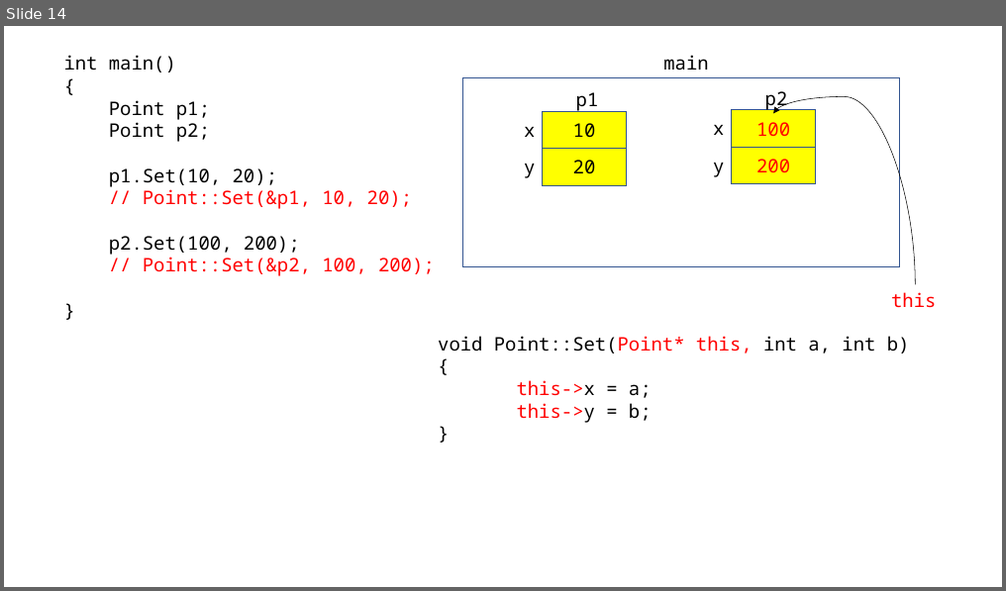
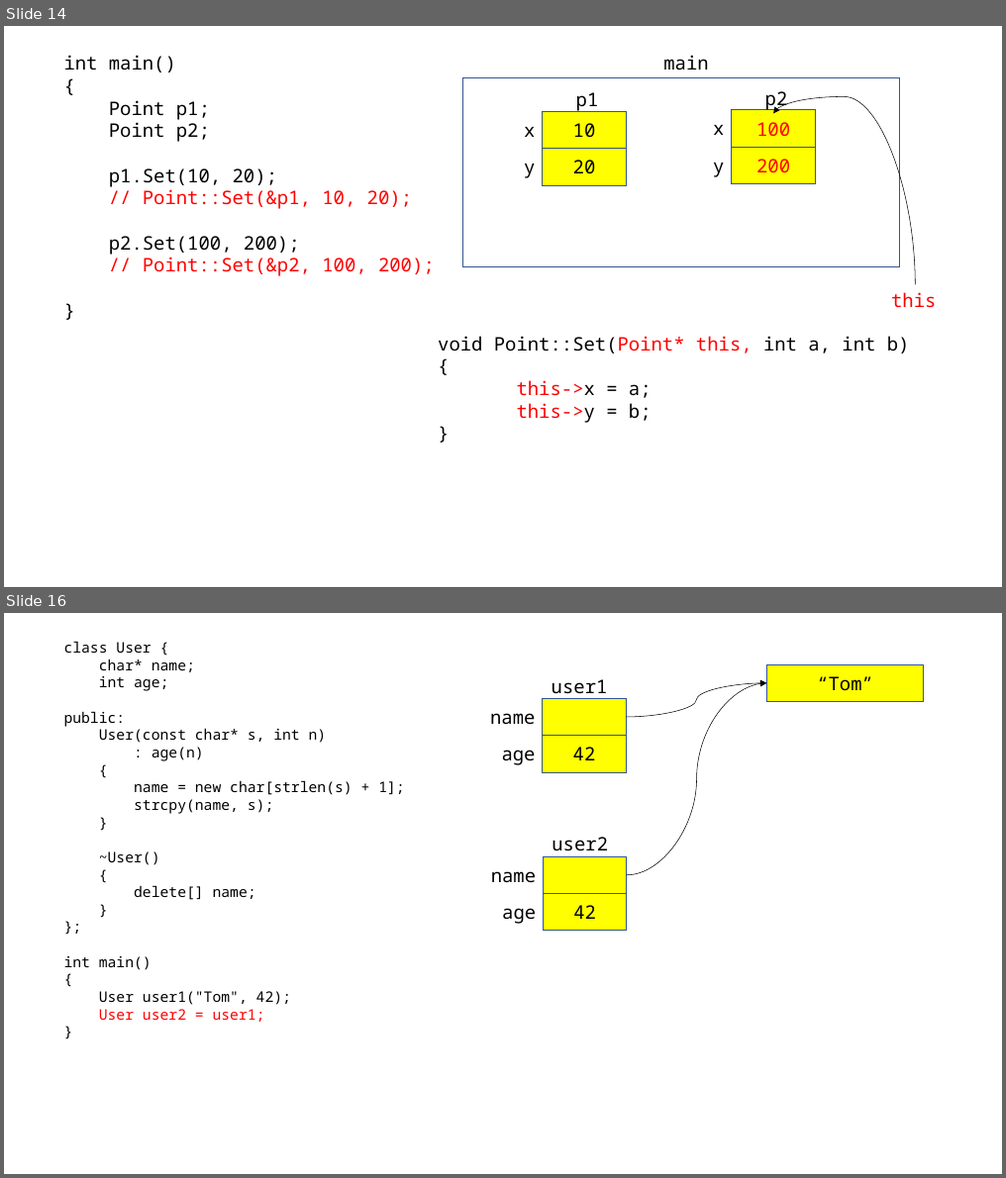
Before and after one commit to Mike7Chu/hyundai_230303, a slide deck: 230303.pptx. Shown one above the other, each under a label of ours: slide 14 before the commit, slides 14 and 16 after it; the slides between them are not shown. The pictures are 1006x591 and 1006x1178 pixels, drawn with LibreOffice and Linux fonts; fonts in the diff are those of the drawing. Boxes give left, top, right and bottom in pixels: in the first picture for what was removed or moved away, otherwise in the second. Text is boxed around its words. In the diff, an @@ line names an element or a change of style, - is before the commit and + after.

```diff
--- a/230303.pptx
+++ b/230303.pptx
@@ slide 16 added at bbox=[4, 613, 1002, 1174], background #FFFFFF @@
@@ text added at bbox=[64, 641, 404, 1022], 14 pt, text #000000 @@
+class User {
+char* name;
+int age;
+public:
+User(const char* s, int n)
+: age(n)
+{
+name = new char[strlen(s) + 1];
+strcpy(name, s);
+}
+~User()
+{
+delete[] name;
+}
+};
+int main()
+{
+User user1("Tom", 42);
+User user2 = user1;
+}
@@ rectangle added at bbox=[767, 664, 924, 701], fill #FFFF00, outline #325491 1 pt, 18 pt, text #000000 @@
+“Tom”
@@ rectangle added at bbox=[543, 698, 626, 735], fill #FFFF00, outline #325491 1 pt @@
@@ text added at bbox=[551, 679, 608, 699], 18 pt, text #000000 @@
+user1
@@ curved arrow added from (626, 717) to (767, 683), #000000 0.5 pt @@
@@ curved arrow added from (627, 875) to (767, 683), #000000 0.5 pt @@
@@ text added at bbox=[490, 713, 535, 725], 18 pt, text #000000 @@
+name
@@ text added at bbox=[502, 750, 536, 765], 18 pt, text #000000 @@
+age
@@ rectangle added at bbox=[543, 736, 626, 772], fill #FFFF00, outline #325491 1 pt, 18 pt, text #000000 @@
+42
@@ text added at bbox=[551, 837, 608, 858], 18 pt, text #000000 @@
+user2
@@ text added at bbox=[491, 871, 536, 882], 18 pt, text #000000 @@
+name
@@ rectangle added at bbox=[543, 858, 626, 894], fill #FFFF00, outline #325491 1 pt @@
@@ text added at bbox=[502, 908, 536, 924], 18 pt, text #000000 @@
+age
@@ rectangle added at bbox=[543, 894, 626, 931], fill #FFFF00, outline #325491 1 pt, 18 pt, text #000000 @@
+42
```
Also in this commit, not shown: 3 other slides added, 1 other file.
